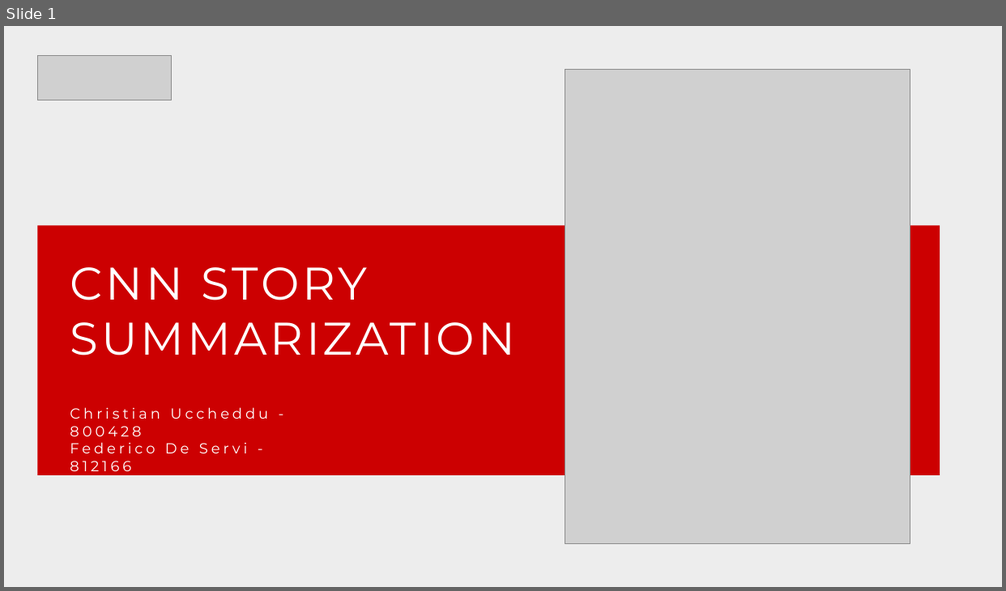
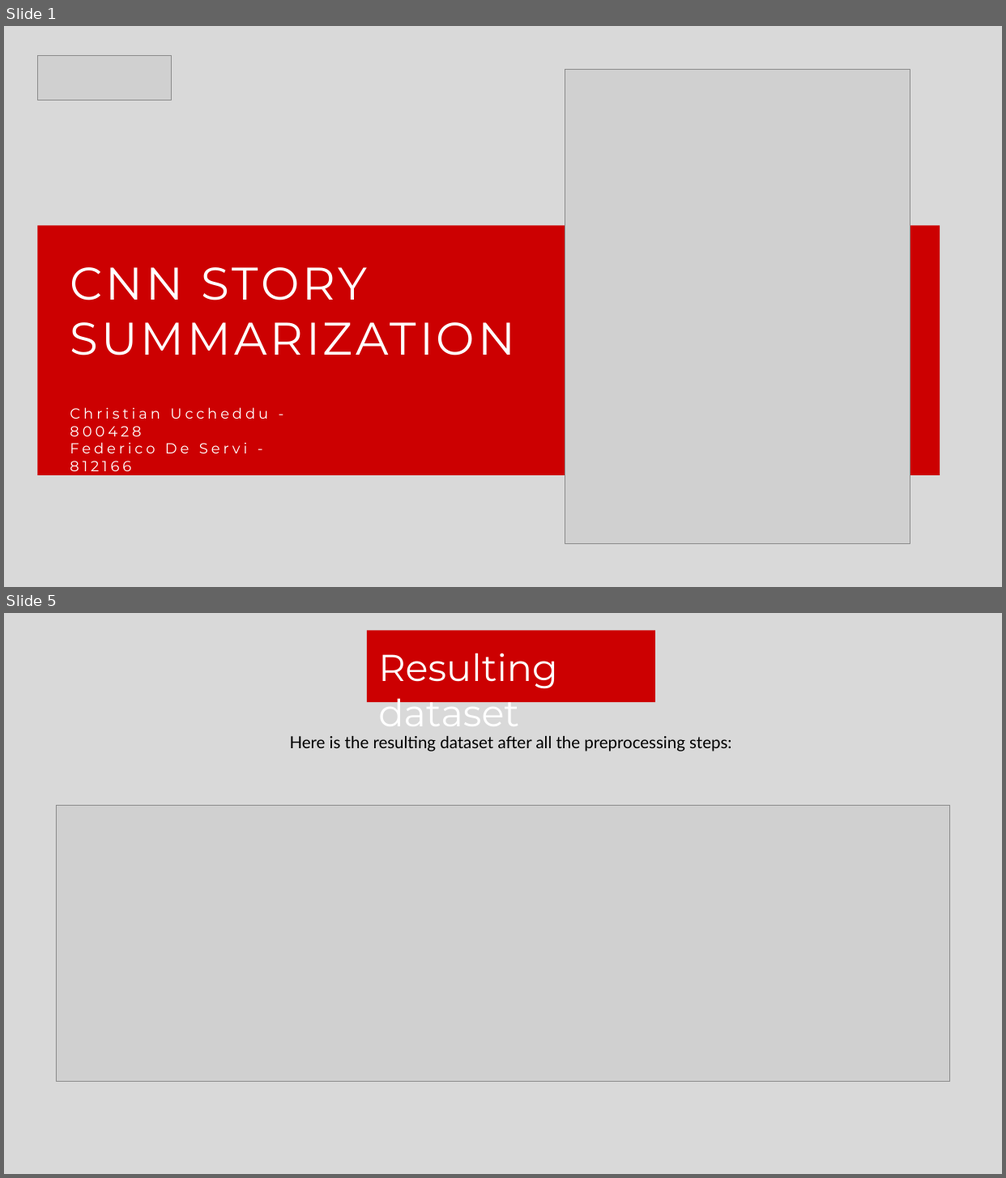
Before and after one commit to federicodeservi/TMS_project, a slide deck: presentation/presentation.pptx. Shown one above the other, each under a label of ours: slide 1 before the commit, slides 1 and 5 after it; the slides between them are not shown. The pictures are 1006x591 and 1006x1178 pixels, drawn with LibreOffice and Linux fonts; fonts in the diff are those of the drawing; grey boxes stand for pictures. Boxes give left, top, right and bottom in pixels: in the first picture for what was removed or moved away, otherwise in the second. Text is boxed around its words. In the diff, an @@ line names an element or a change of style, - is before the commit and + after.

```diff
--- a/presentation/presentation.pptx
+++ b/presentation/presentation.pptx
@@ slide 5 added at (4, 613, 1002, 1174), background #D9D9D9 @@
@@ rectangle added at (367, 630, 655, 702), fill #CC0001 @@
@@ text added at (378, 653, 558, 702), 36 pt, text #FFFFFF @@
+Resulting dataset
@@ text added at (290, 736, 731, 752), 16 pt, text #000000 @@
+Here is the resulting dataset after all the preprocessing steps:
@@ picture added at (57, 806, 950, 1082) @@
@@ slide 1 changed as well @@
@@ background #EDEDED to #D9D9D9 @@
```
Also in this commit, not shown: 7 other slides changed, 2 other slides added, 2 slides removed, 12 other files.
